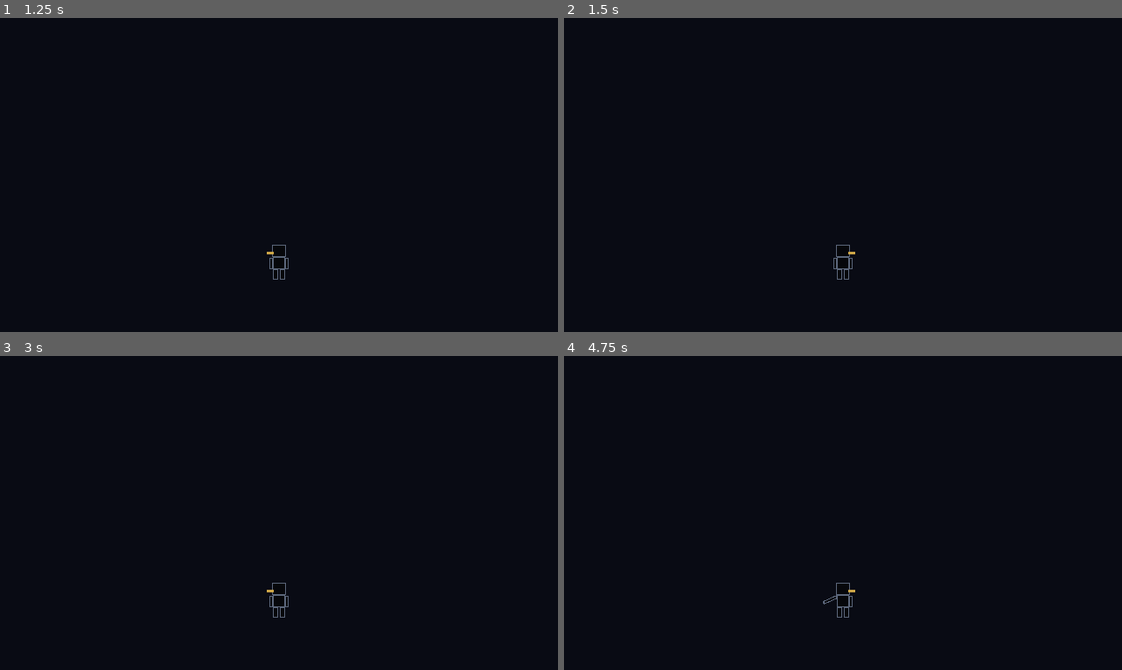
Above: before the commit, frames 1-4 (two rows, left to right).
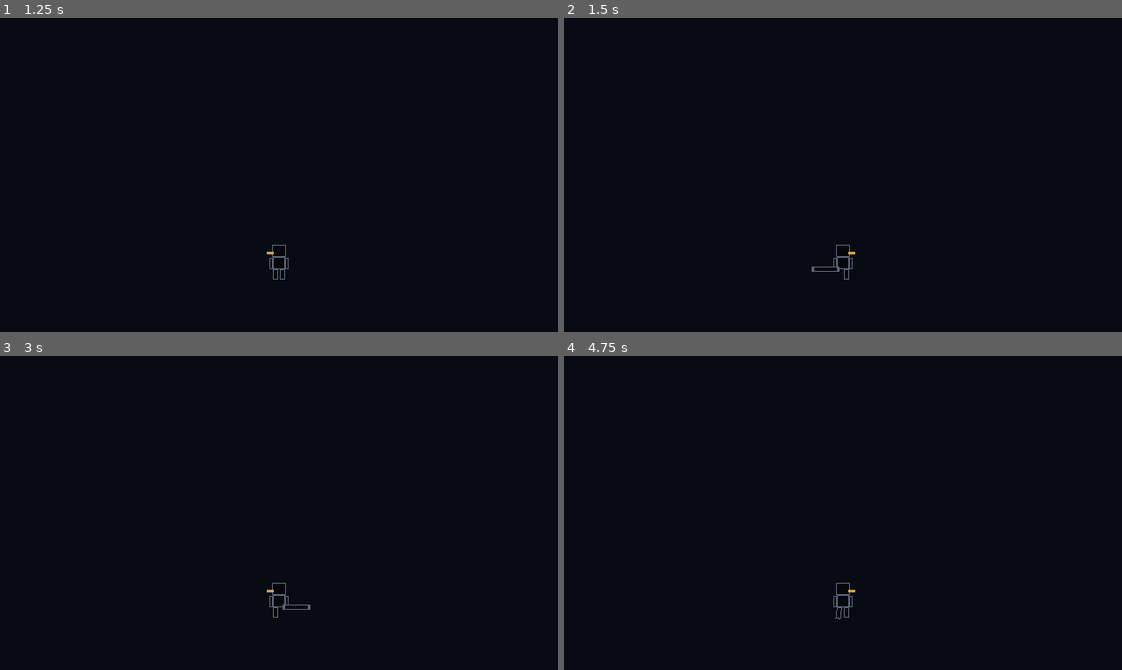
Above: after the commit, the same moments.

Repository: selymax79/Moonfall-Dojo
Game: Godot game, scene res://scenes/main.tscn
Two runs of this game, one before a commit and one after it. Both use one fixed random seed, a clock stepped at 60 frames per second and the inputs below.
Inputs:
- Up to frame 1 (1.25 s): tap Enter at 0.5 s; hold Right (turn_right) from 0.53 s (still down); hold Z (punch) from 0.53 s (still down); tap X (kick, bound only after the commit) at 0.8 s
- Up to frame 2 (1.5 s): tap Space at 1.25 s; release Right (turn_right) at 1.28 s; release Z (punch) at 1.28 s; hold Left (turn_left) from 1.28 s (still down); tap X (kick, bound only after the commit) at 1.35 s
- Up to frame 3 (3 s): tap Z (punch) at 1.55 s; tap Enter at 2 s; release Left (turn_left) at 2.03 s; hold Z (punch) 2.03-2.78 s; hold Right (turn_right) from 2.03 s (still down); tap X (kick, bound only after the commit) at 2.3, 2.85 s; tap Space at 2.75 s
- Up to frame 4 (4.75 s): tap Z (punch) at 3.05, 4.55 s; tap Enter at 3.5 s; release Right (turn_right) at 3.53 s; hold Z (punch) 3.53-4.28 s; hold Left (turn_left) from 3.53 s (still down); tap X (kick, bound only after the commit) at 3.8, 4.35 s; tap Space at 4.25 s

Frame 1 is identical in both runs. In frame 2, less than 0.1% of the frame differs, in the area x 44-50%, y 79-84%; in frame 3, less than 0.1%; in frame 4, less than 0.1%.

Commit message:
Add committed kick action

Diff:
--- a/project.godot
+++ b/project.godot
@@ -25,6 +25,11 @@
 
 [input]
 
+kick={
+"deadzone": 0.5,
+"events": [Object(InputEventKey,"physical_keycode":88)]
+}
+
 punch={
 "deadzone": 0.5,
 "events": [Object(InputEventKey,"physical_keycode":90)]
--- a/scenes/player.tscn
+++ b/scenes/player.tscn
@@ -50,13 +50,16 @@
 color = Color(0.025, 0.03, 0.045, 1)
 polygon = PackedVector2Array(-6, -11, -2, -11, -2, -1, -6, -1)
 
-[node name="RightLegOutline" type="Polygon2D" parent="Visuals"]
+[node name="KickLeg" type="Node2D" parent="Visuals"]
+position = Vector2(4, -12)
+
+[node name="RightLegOutline" type="Polygon2D" parent="Visuals/KickLeg"]
 color = Color(0.36, 0.40, 0.48, 1)
-polygon = PackedVector2Array(1, -12, 7, -12, 7, 0, 1, 0)
+polygon = PackedVector2Array(-3, 0, 3, 0, 3, 12, -3, 12)
 
-[node name="RightLeg" type="Polygon2D" parent="Visuals"]
+[node name="RightLeg" type="Polygon2D" parent="Visuals/KickLeg"]
 color = Color(0.025, 0.03, 0.045, 1)
-polygon = PackedVector2Array(2, -11, 6, -11, 6, -1, 2, -1)
+polygon = PackedVector2Array(-2, 1, 2, 1, 2, 11, -2, 11)
 
 [node name="Scarf" type="Polygon2D" parent="Visuals"]
 color = Color(0.8, 0.65, 0.28, 1)
--- a/scripts/player.gd
+++ b/scripts/player.gd
@@ -4,23 +4,32 @@
 const PUNCH_EXTENSION_DURATION: float = 0.06
 const PUNCH_HOLD_DURATION: float = 0.08
 const PUNCH_RECOVERY_DURATION: float = 0.16
-const PUNCH_DURATION: float = PUNCH_EXTENSION_DURATION + PUNCH_HOLD_DURATION + PUNCH_RECOVERY_DURATION
+const KICK_EXTENSION_DURATION: float = 0.08
+const KICK_HOLD_DURATION: float = 0.10
+const KICK_RECOVERY_DURATION: float = 0.22
+const PUNCH_EXTENDED_SCALE: float = 1.5
+const KICK_EXTENDED_SCALE: float = 8.0 / 3.0
+
+enum Action { NONE, PUNCH, KICK }
 
 var target_direction: float = 1.0
 var turn_progress: float = 1.0
-var action_in_progress: bool = false
-var punch_elapsed: float = 0.0
+var current_action: Action = Action.NONE
+var action_elapsed: float = 0.0
 
 @onready var visuals: Node2D = $Visuals
 @onready var punch_arm: Node2D = $Visuals/PunchArm
+@onready var kick_leg: Node2D = $Visuals/KickLeg
 
 
 func _unhandled_input(event: InputEvent) -> void:
 	# Discard inputs during the committed action; nothing is buffered.
-	if action_in_progress or event.is_echo():
+	if current_action != Action.NONE or event.is_echo():
 		return
 	if event.is_action_pressed("punch"):
-		start_punch()
+		start_action(Action.PUNCH)
+	elif event.is_action_pressed("kick"):
+		start_action(Action.KICK)
 	elif event.is_action_pressed("turn_left"):
 		target_direction = -1.0
 	elif event.is_action_pressed("turn_right"):
@@ -28,8 +37,8 @@
 
 
 func _process(delta: float) -> void:
-	if action_in_progress:
-		update_punch(delta)
+	if current_action != Action.NONE:
+		update_action(delta)
 		return
 
 	# Crossing from +1 to -1 takes one full turn; reversing keeps current progress.
@@ -39,28 +48,41 @@
 	visuals.scale.x = visible_width * (-1.0 if turn_progress < 0.0 else 1.0)
 
 
-func start_punch() -> void:
-	# A punch completes a reversible turn immediately in its requested direction.
+func start_action(action: Action) -> void:
+	# Either attack completes a reversible turn in its requested direction.
 	turn_progress = target_direction
 	visuals.scale.x = target_direction
-	punch_elapsed = 0.0
-	action_in_progress = true
+	action_elapsed = 0.0
+	current_action = action
 
 
-func update_punch(delta: float) -> void:
-	punch_elapsed = minf(punch_elapsed + delta, PUNCH_DURATION)
+func update_action(delta: float) -> void:
+	var limb: Node2D = punch_arm
+	var extension_duration: float = PUNCH_EXTENSION_DURATION
+	var hold_duration: float = PUNCH_HOLD_DURATION
+	var recovery_duration: float = PUNCH_RECOVERY_DURATION
+	var extended_scale: float = PUNCH_EXTENDED_SCALE
+	if current_action == Action.KICK:
+		limb = kick_leg
+		extension_duration = KICK_EXTENSION_DURATION
+		hold_duration = KICK_HOLD_DURATION
+		recovery_duration = KICK_RECOVERY_DURATION
+		extended_scale = KICK_EXTENDED_SCALE
+
+	var duration: float = extension_duration + hold_duration + recovery_duration
+	action_elapsed = minf(action_elapsed + delta, duration)
 	var extension: float
-	if punch_elapsed < PUNCH_EXTENSION_DURATION:
-		extension = punch_elapsed / PUNCH_EXTENSION_DURATION
-	elif punch_elapsed < PUNCH_EXTENSION_DURATION + PUNCH_HOLD_DURATION:
+	if action_elapsed < extension_duration:
+		extension = action_elapsed / extension_duration
+	elif action_elapsed < extension_duration + hold_duration:
 		extension = 1.0
 	else:
-		extension = 1.0 - (punch_elapsed - PUNCH_EXTENSION_DURATION - PUNCH_HOLD_DURATION) / PUNCH_RECOVERY_DURATION
+		extension = 1.0 - (action_elapsed - extension_duration - hold_duration) / recovery_duration
 
-	# Raise and extend the forward arm; the Visuals parent mirrors it when facing left.
-	punch_arm.rotation = -PI / 2.0 * extension
-	punch_arm.scale.y = 1.0 + 0.5 * extension
-	if punch_elapsed >= PUNCH_DURATION or is_equal_approx(punch_elapsed, PUNCH_DURATION):
-		punch_arm.rotation = 0.0
-		punch_arm.scale = Vector2.ONE
-		action_in_progress = false
+	# Visuals mirrors the animated limb when facing left.
+	limb.rotation = -PI / 2.0 * extension
+	limb.scale.y = lerpf(1.0, extended_scale, extension)
+	if action_elapsed >= duration or is_equal_approx(action_elapsed, duration):
+		limb.rotation = 0.0
+		limb.scale = Vector2.ONE
+		current_action = Action.NONE
